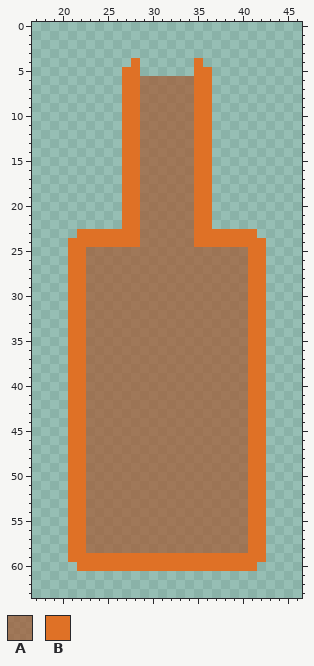
Edited in one commit: pixel-art file (Assets/Sprites/whiskey.aseprite). This is how it looked before the edit.
64x64 pixels, 1 frame. Shown: x 17..46, y 0..63.
Palette (. is transparent): A #a5562cab  B #df7126
After the commit:
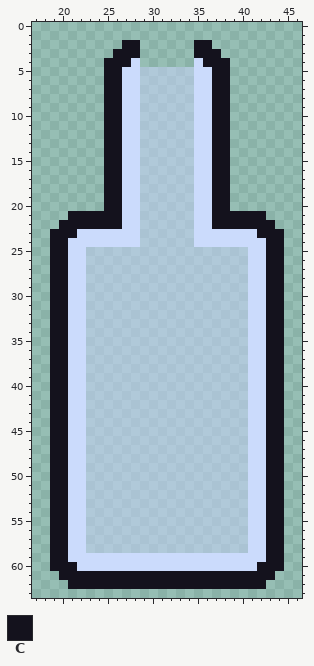
Colours new in this view: C #14121d
Diff:
Colour A changes from #a5562cab to #c9d4fd81.
Colour B changes from #df7126 to #cbdbfc.
There is now colour A in row 5 at x 29 to 34.
There is now colour C in row 2 at x 27 to 28 and 35 to 36; in row 3 at x 26 to 28 and 35 to 37; in row 4 at x 25 to 27 and 36 to 38; in rows 5 to 20 at x 25 to 26 and 37 to 38; in row 21 at x 21 to 26 and 37 to 42; in row 22 at x 20 to 26 and 37 to 43.
There is now colour C in row 23 at x 19 to 21 and 42 to 44; in rows 24 to 59 at x 19 to 20 and 43 to 44; in row 60 at x 19 to 21 and 42 to 44; in row 61 at x 20 to 43; in row 62 at x 21 to 42.
Changed places in both pictures, as pixel boxes (x1, y1, x2, y2):
changed: (50, 40, 284, 589)
